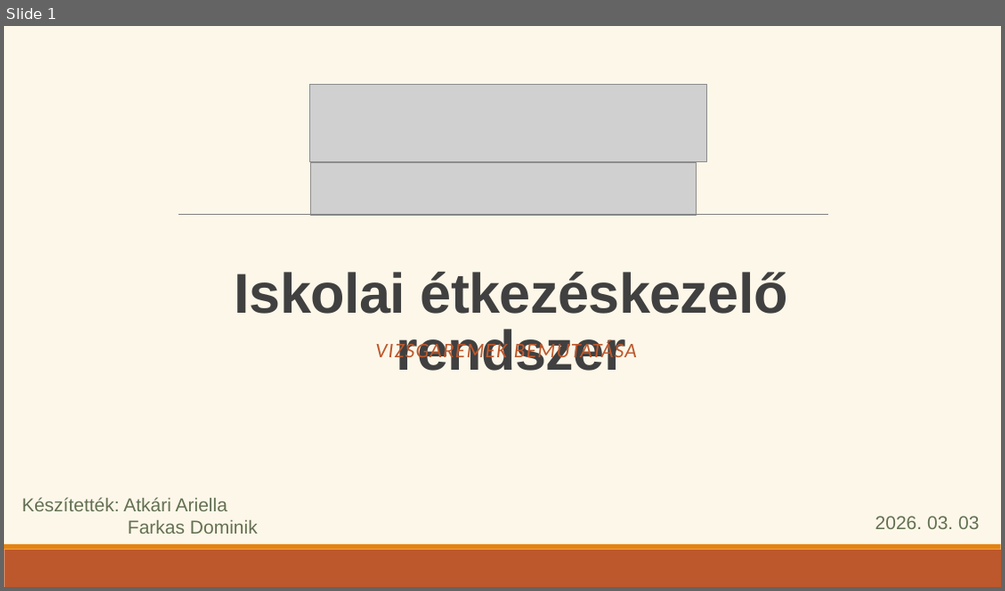
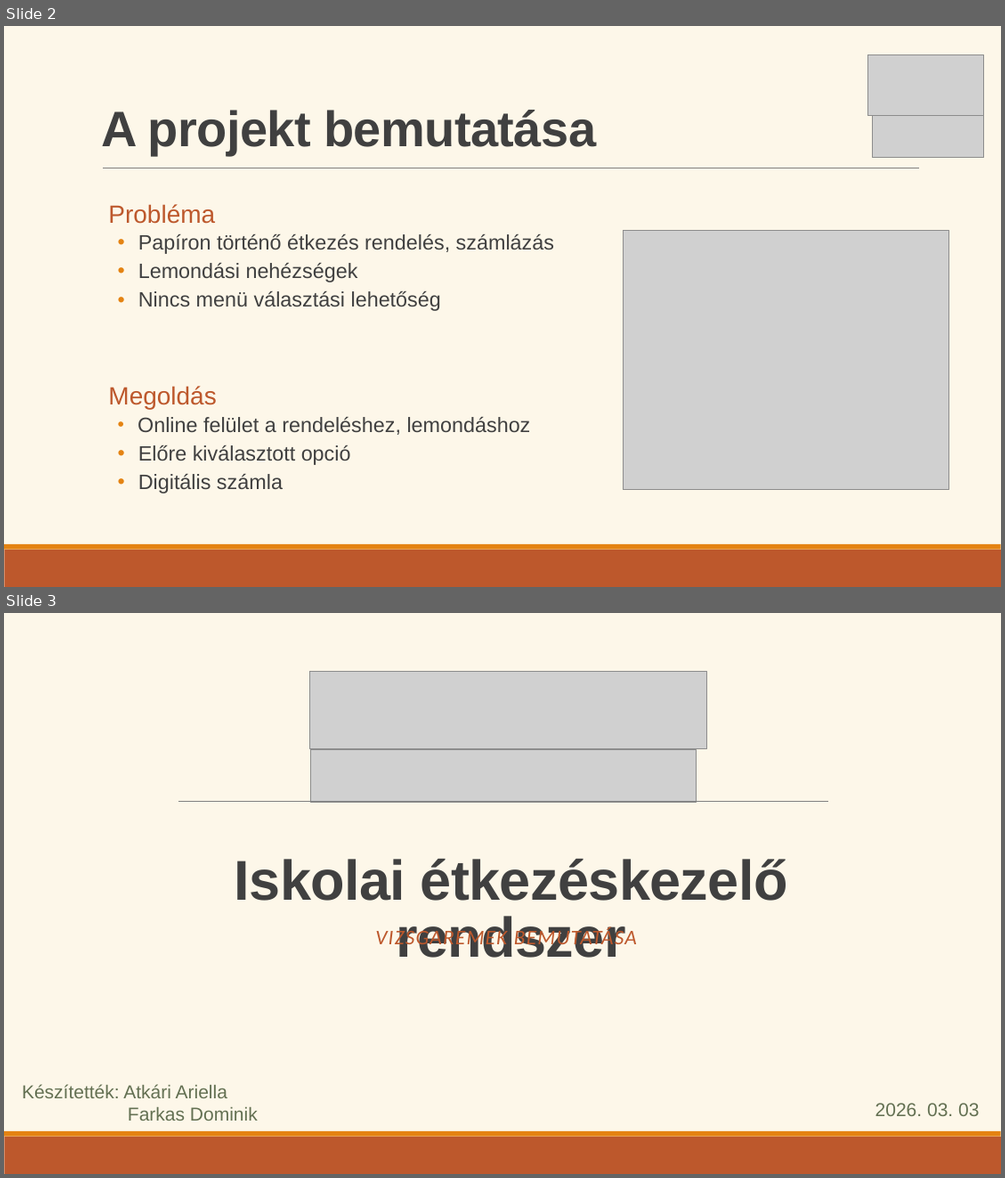
Before and after one commit to Ella50/13_S1_1_vizsgaremek, a slide deck: Dokumentációhoz/Prezentáció/eMenza_AtkariAriella_FarkasDominik.pptx. Shown one above the other, each under a label of ours: slide 1 before the commit, slides 2 and 3 after it. The pictures are 1005x591 and 1005x1178 pixels, drawn with LibreOffice and Linux fonts; fonts in the diff are those of the drawing; grey boxes stand for pictures. Boxes give left, top, right and bottom in pixels: in the first picture for what was removed or moved away, otherwise in the second. Text is boxed around its words. In the diff, an @@ line names an element or a change of style, - is before the commit and + after.

```diff
--- a/Dokumentációhoz/Prezentáció/eMenza_AtkariAriella_FarkasDominik.pptx
+++ b/Dokumentációhoz/Prezentáció/eMenza_AtkariAriella_FarkasDominik.pptx
@@ slide 2 added at (4, 26, 1001, 587), background #FDF7E9; not listed: 2 template elements that a slide beside it also shows @@
@@ picture added at (867, 54, 984, 116) @@
@@ text added at (101, 110, 596, 155), 48 pt, text #404040, bold @@
+A projekt bemutatása
@@ picture added at (872, 111, 984, 158) @@
@@ line added from (103, 168) to (919, 168), #808080 1 pt @@
@@ text added at (108, 204, 554, 493), 20 pt, text #404040 @@
+  Probléma
+  • Papíron történő étkezés rendelés, számlázás
+  • Lemondási nehézségek
+  • Nincs menü választási lehetőség
+  Megoldás
+  • Online felület a rendeléshez, lemondáshoz
+  • Előre kiválasztott opció
+  • Digitális számla
@@ picture added at (623, 230, 949, 490) @@
@@ what was slide 1 is now slide 3 @@
```
Also in this commit, not shown: 3 slides changed, 2 other slides added.
